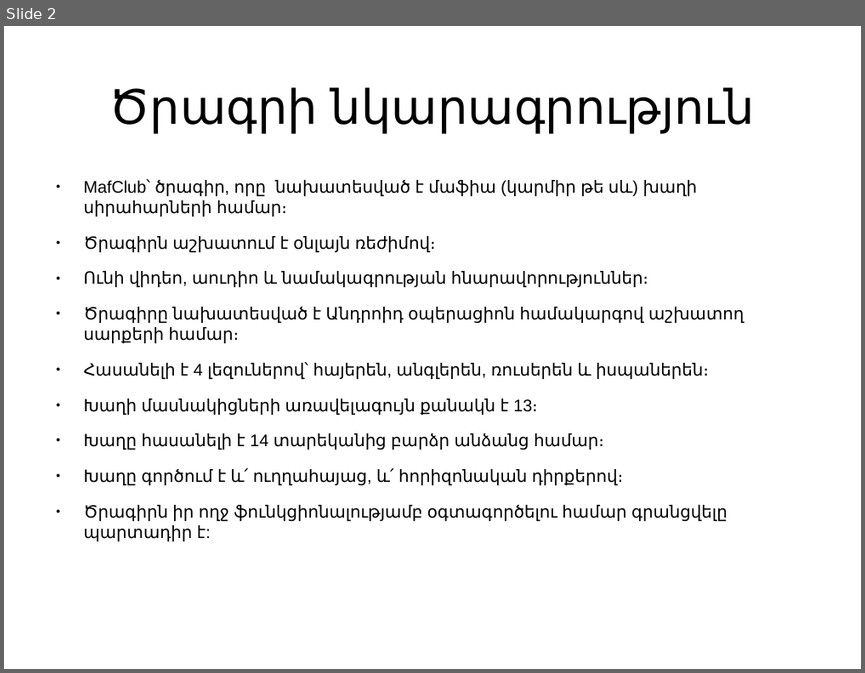
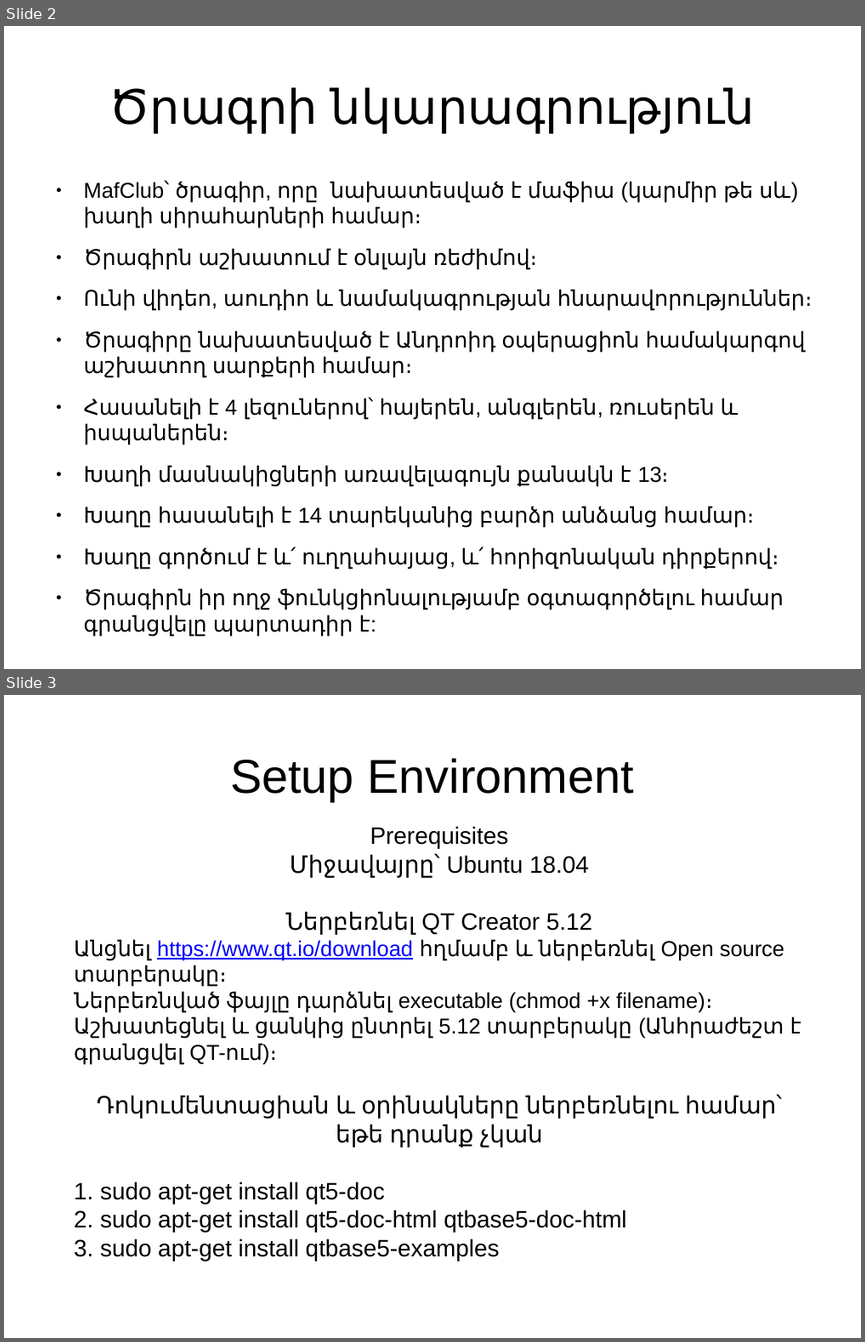
Before and after one commit to vanit-basic/instant_messenger, a slide deck: Documentation/Documentation.pptx. Shown one above the other, each under a label of ours: slide 2 before the commit, slides 2 and 3 after it. The pictures are 865x673 and 865x1342 pixels, drawn with LibreOffice and Linux fonts; fonts in the diff are those of the drawing; background and template pictures are left out. Boxes give left, top, right and bottom in pixels: in the first picture for what was removed or moved away, otherwise in the second. Text is boxed around its words. In the diff, an @@ line names an element or a change of style, - is before the commit and + after.

```diff
--- a/Documentation/Documentation.pptx
+++ b/Documentation/Documentation.pptx
@@ slide 3 added at (4, 695, 861, 1338), background picture (left out) @@
@@ text added at (230, 758, 633, 801), 44 pt, text #000000 @@
+Setup Environment
@@ text added at (74, 826, 801, 1260), 22 pt, text #000000 @@
+Prerequisites
+Միջավայրը՝ Ubuntu 18.04
+Ներբեռնել QT Creator 5.12
+Անցնել https://www.qt.io/download հղմամբ և ներբեռնել Open source տարբերակը։
+Ներբեռնված ֆայլը դարձնել executable (chmod +x filename)։ Աշխատեցնել և ցանկից ընտրել 5.12 տարբերակը (Անհրաժեշտ է գրանցվել QT-ում)։
+Դոկումենտացիան և օրինակները ներբեռնելու համար՝ եթե դրանք չկան
+1. sudo apt-get install qt5-doc
+2. sudo apt-get install qt5-doc-html qtbase5-doc-html
+3. sudo apt-get install qtbase5-examples
@@ slide 2 changed as well @@
@@ text "MafClub՝ ծրագիր, որը նախատեսված է ..." at (84, 180, 812, 636): size 15.6 to 20 pt @@
```
Also in this commit, not shown: 3 other slides changed, 6 other slides added, 1 other file.
